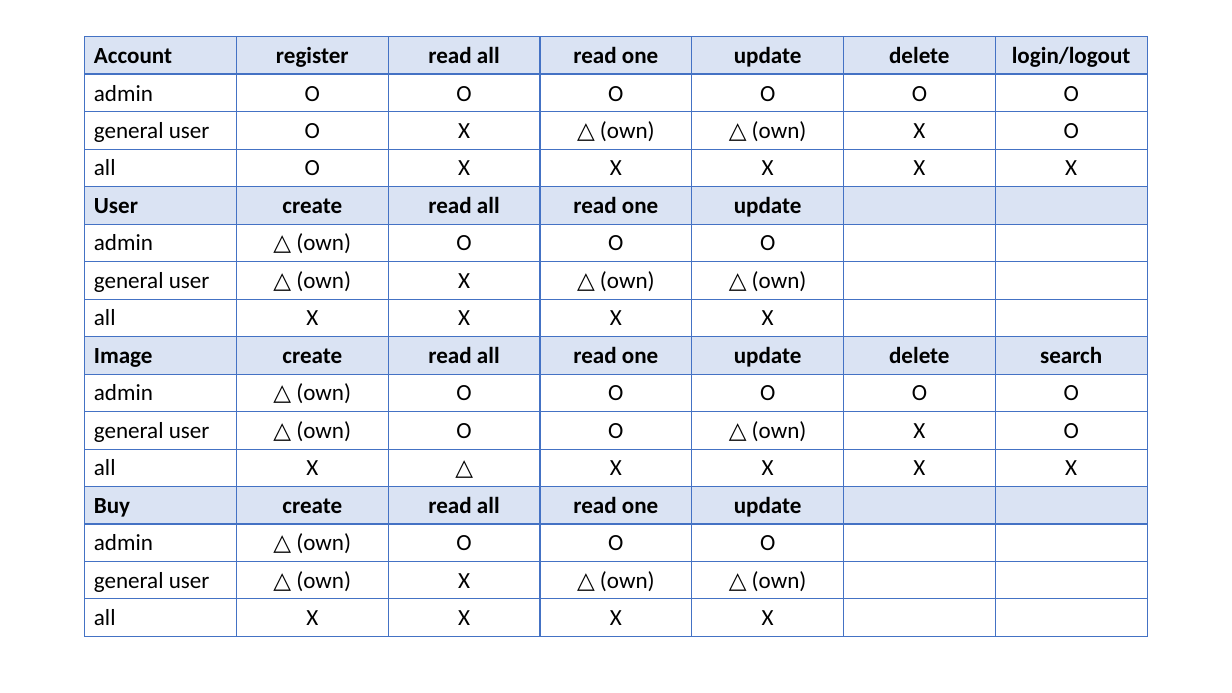
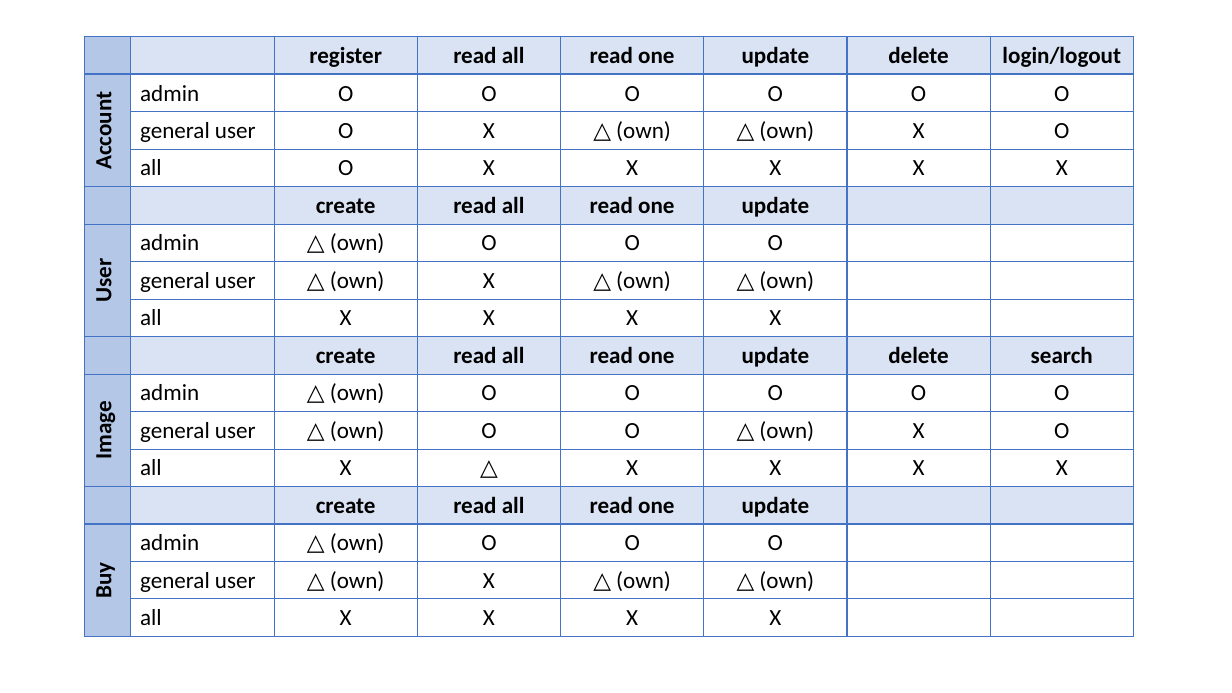
Before and after one commit to elleech/web_practice, a slide deck: slide 4 of image_repository/doc-image_repository.pptx. Drawn at 1232x693 pixels with LibreOffice and Linux fonts; fonts in the diff are those of the drawing. Boxes give left, top, right and bottom in pixels: in the first picture for what was removed or moved away, otherwise in the second. Text is boxed around its words. In the diff, an @@ line names an element or a change of style, - is before the commit and + after.

```diff
--- a/image_repository/doc-image_repository.pptx
+++ b/image_repository/doc-image_repository.pptx
@@ table at [85, 37, 1134, 637] @@
-column 1: Account | admin | general user | all | User | admin | general user | all | Image | admin | general user | all | Buy | admin | general user | all
+column 1:  | Account |  |  |  | User |  |  |  | Image |  |  |  | Buy |  | 
+column 2:  | admin | general user | all |  | admin | general user | all |  | admin | general user | all |  | admin | general user | all
@@ table: place and size @@
-table at [85, 37, 1146, 637]
+table at [85, 37, 1134, 637]
```
Also in this commit, not shown: 1 other file.
